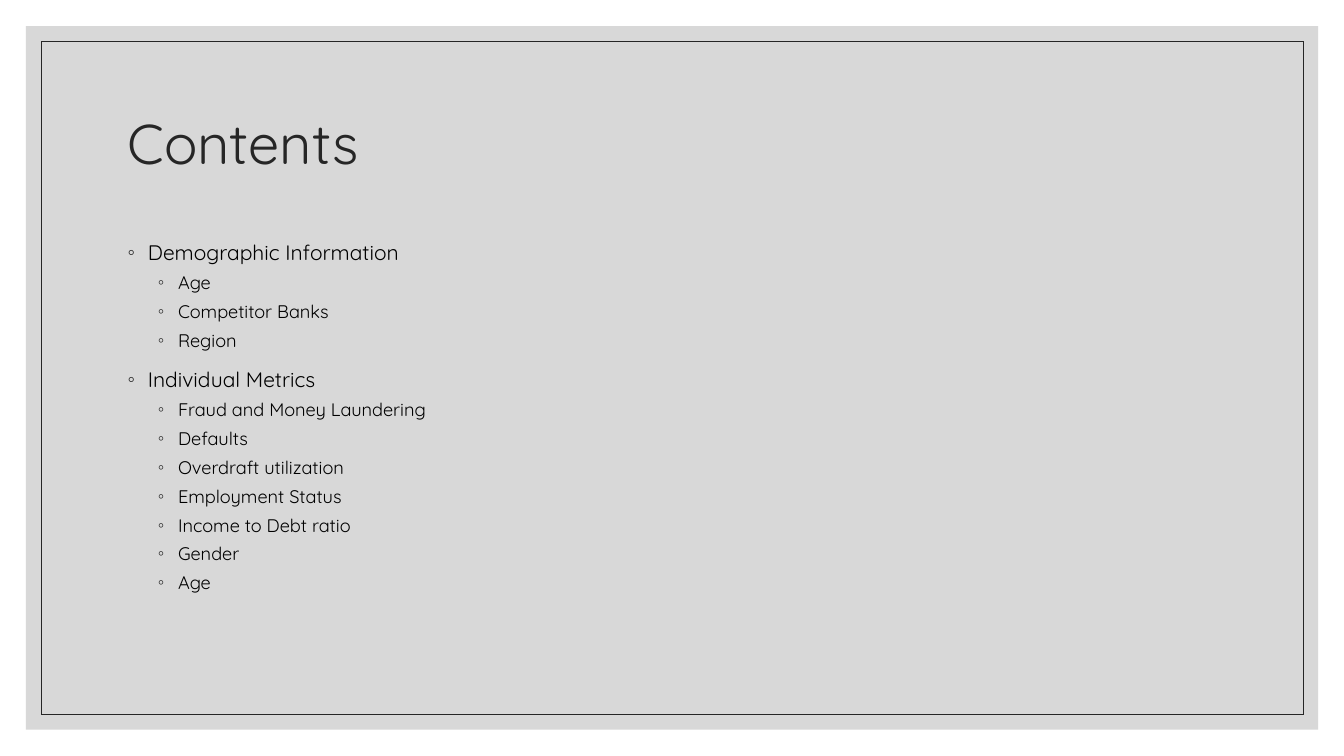
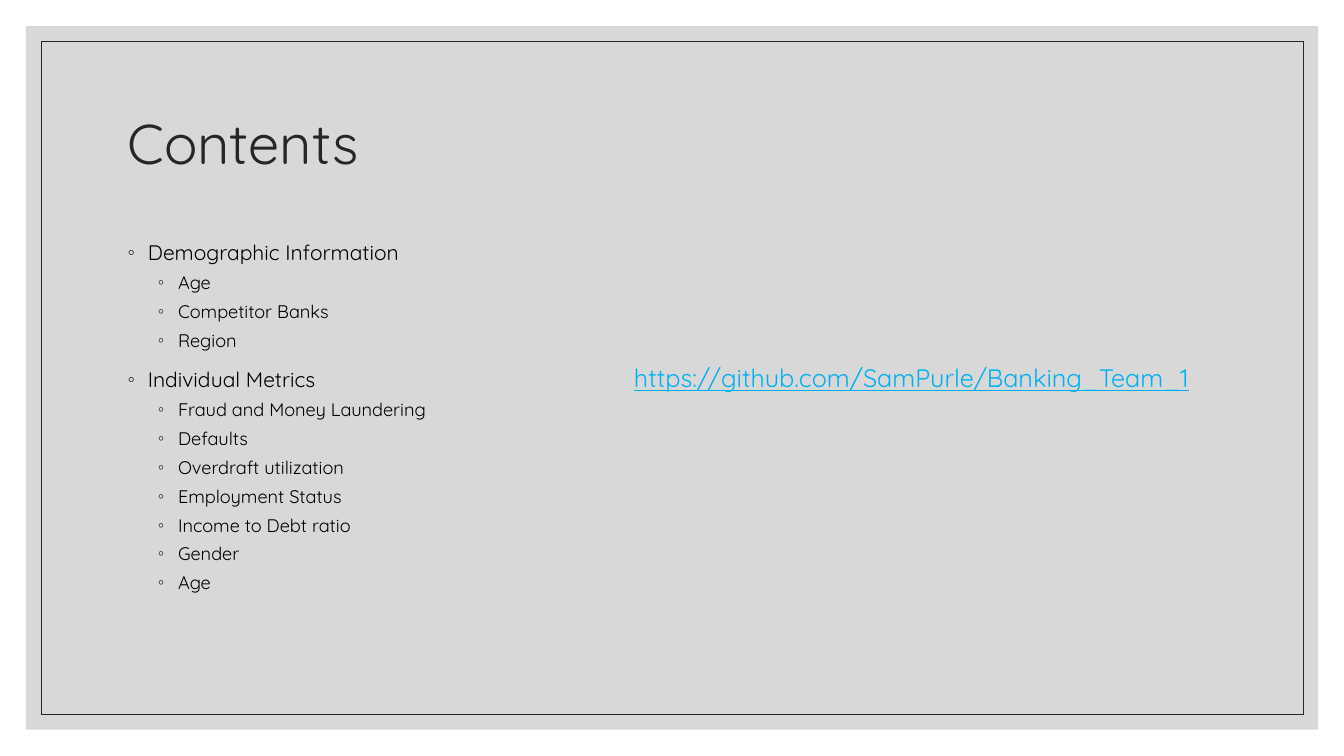
Before and after one commit to SamPurle/Banking_Team_1, a slide deck: slide 2 of SammyPPT.pptx. Drawn at 1344x756 pixels with LibreOffice and Linux fonts; fonts in the diff are those of the drawing. Boxes give left, top, right and bottom in pixels: in the first picture for what was removed or moved away, otherwise in the second. Text is boxed around its words. In the diff, an @@ line names an element or a change of style, - is before the commit and + after.

```diff
--- a/SammyPPT.pptx
+++ b/SammyPPT.pptx
@@ text added at [634,367,1189,392], 18 pt, text #00B0F0, underline @@
+https://github.com/SamPurle/Banking_Team_1
```
Also in this commit, not shown: 6 other slides changed, 1 slide added, 1 other file.
